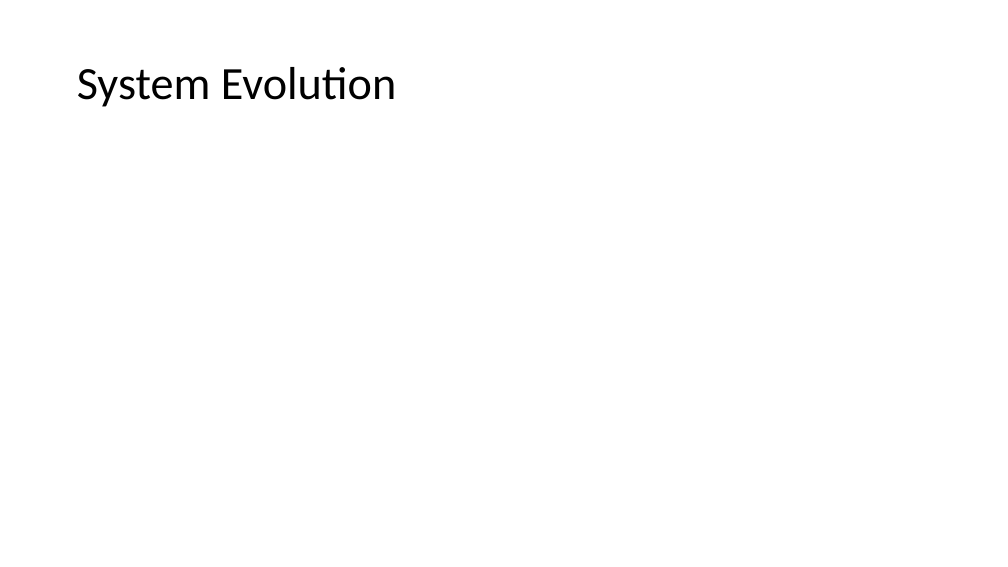
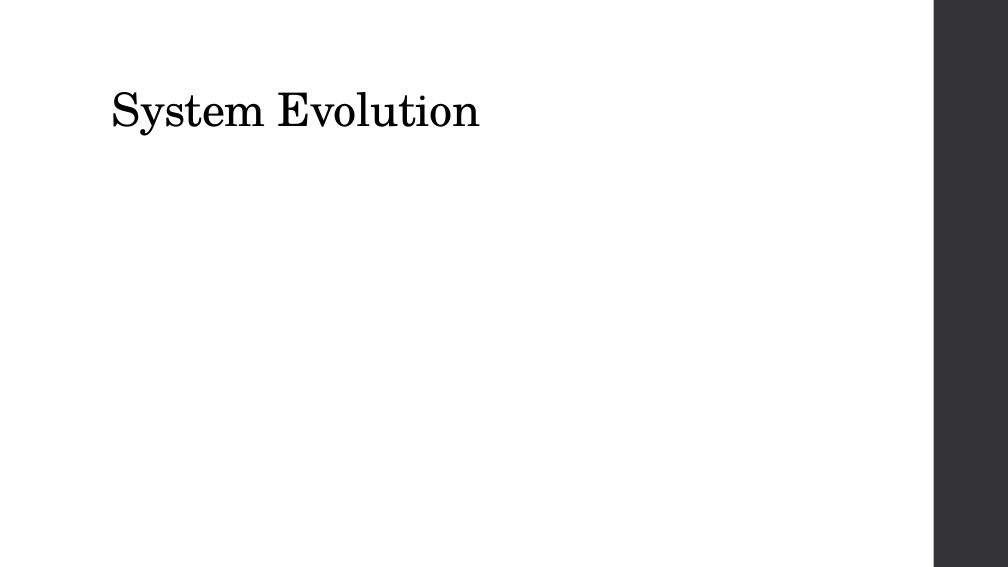
Before and after one commit to amgabriel45/CS495ClubStuff, a slide deck: slide 12 of Crimson Clubs (Requirements).pptx (slide 13 before the commit). Drawn at 1008x567 pixels with LibreOffice and Linux fonts; fonts in the diff are those of the drawing. Boxes give left, top, right and bottom in pixels: in the first picture for what was removed or moved away, otherwise in the second. Text is boxed around its words. In the diff, an @@ line names an element or a change of style, - is before the commit and + after.

```diff
--- a/Crimson Clubs (Requirements).pptx
+++ b/Crimson Clubs (Requirements).pptx
@@ rectangle added at <box>934,0,1008,567</box>, fill #353537 @@
@@ title "System Evolution": place and size @@
-title "System Evolution" at <box>77,67,396,107</box>
+title "System Evolution" at <box>112,92,481,136</box>
@@ title "System Evolution" at <box>112,92,481,136</box>: font Calibri to TeX Gyre Schola, letter spacing 0 to -0.5 pt; vertical alignment middle to bottom @@
```
Also in this commit, not shown: 7 other slides changed, 5 slides added, 6 slides removed.
